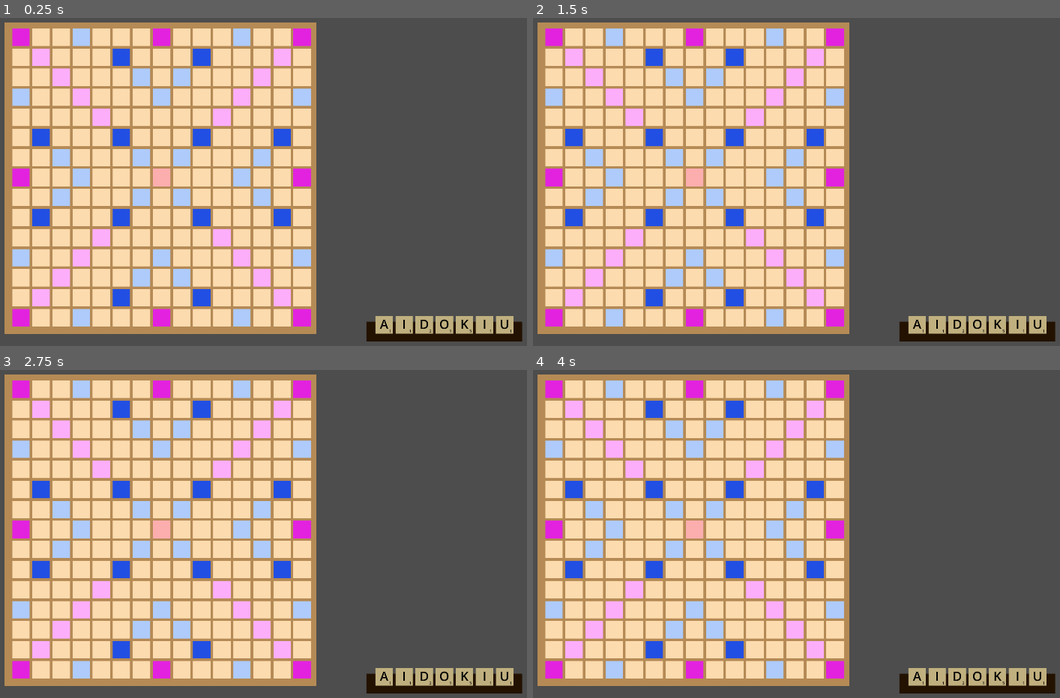
Above: before the commit, frames 1-4 (two rows, left to right).
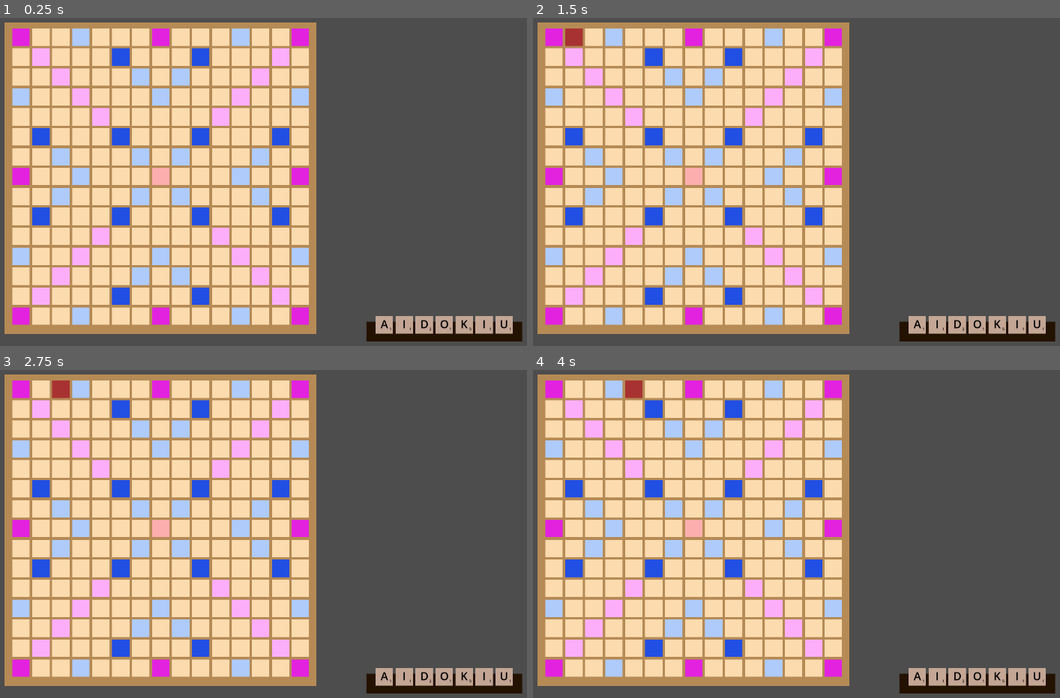
Above: after the commit, the same moments.

Repository: frances-m/scrabble-clone
Game: Godot game, scene res://scrabble.tscn
The game is run twice, just before and just after one commit, with the same random seed, the same clock (stepped at 60 frames per second) and the same inputs.
Inputs (mouse positions are in pixels of both pictures, inside the frame that each line leads up to):
- Up to frame 1 (0.25 s): no input
- Up to frame 2 (1.5 s): tap Enter at 0.5 s; move the mouse to (554, 37) at 0.52 s; click (554, 37) at 0.6 s; tap Space at 1.25 s; move the mouse to (575, 37) at 1.27 s; click (575, 37) at 1.35 s
- Up to frame 3 (2.75 s): tap Enter at 2 s; move the mouse to (63, 389) at 2.02 s; click (63, 389) at 2.1 s
- Up to frame 4 (4 s): tap Space at 2.75 s; move the mouse to (612, 389) at 2.77 s; click (612, 389) at 2.85 s; tap Enter at 3.5 s; move the mouse to (633, 389) at 3.52 s; click (633, 389) at 3.6 s

The runs differ from the first frame. In frame 1, 8.8% of the frame differs, in the area x 2-98%, y 3-97%; in frame 2, 9.0%; in frame 3, 9.0%; in frame 4, 9.0%.

Commit message:
place tiles on game board

Diff:
--- a/game_board.gd
+++ b/game_board.gd
@@ -4,25 +4,44 @@
 
 var JSON_PATH: String = "res://squares.json"
 
+# TODO: not currently using this
+var board_squares: Array = []
+
 func _ready() -> void:
+	_setup_grid()
 	_place_squares()
+
+func _setup_grid() -> void:
+	for i in range(0, 15):
+		board_squares.append([])
+		for x in range(0, 15):
+			board_squares[i].append(null)
 
 func _place_squares() -> void:
 	var board_data = _load_board_data()
 
 	var start_pos: Vector2 = (position - %TextureRect.size) + Vector2(10.0, 30.0)
 	var square_position: Vector2 = start_pos
-	for row in board_data:
-		for type in row:
-			_place_square(type, square_position)
+
+	for i in range(0, board_data.size()):
+		var row = board_data[i]
+
+		for x in range(0, row.size()):
+			var type = row[x]
+			_place_square(type, square_position, i, x)
 			square_position.x += Globals.tile_size + 10.0
+
 		square_position.x = start_pos.x
 		square_position.y += Globals.tile_size + 10.0
 
-func _place_square(type: String, pos: Vector2) -> void:
+func _place_square(type: String, pos: Vector2, row: int, col: int) -> void:
 	var square = Square.instantiate()
+	board_squares[row][col] = square
+
 	square.position = pos
 	square.set_type(type)
+	square.set_grid_position(row, col)
+
 	add_child(square)
 
 func _load_board_data() -> Array:
--- a/globals.gd
+++ b/globals.gd
@@ -1,3 +1,4 @@
 extends Node
 
-var tile_size: float = 136.0 * 0.4
+var selected_tile
+var tile_size: float = 54.0
--- a/square.gd
+++ b/square.gd
@@ -10,18 +10,31 @@
 }
 
 var type: String = "BS"
+var row: int = 0
+var col: int = 0
+var mouse_over: bool = false
 
 func _ready() -> void:
 	set_color(TYPES[type]["color"])
 
+func _process(_delta: float) -> void:
+	if mouse_over && Input.is_action_just_released("left_click") && Globals.selected_tile:
+		Globals.selected_tile.position = get_parent().position + position
+
 func set_type(new_type: String) -> void:
 	type = new_type
+
+func set_grid_position(new_row: int, new_col: int) -> void:
+	row = new_row
+	col = new_col
 
 func set_color(hex: String) -> void:
 	%ColorRect.color = hex
 
 func _on_area_2d_mouse_entered() -> void:
+	mouse_over = true
 	set_color("#a83232")
 
 func _on_area_2d_mouse_exited() -> void:
+	mouse_over = false
 	set_color(TYPES[type]["color"])
--- a/square.tscn
+++ b/square.tscn
@@ -8,18 +8,19 @@
 [node name="Square" type="Node2D"]
 script = ExtResource("1_2eeqm")
 
-[node name="Area2D" type="Area2D" parent="."]
+[node name="SquareArea" type="Area2D" parent="."]
 
-[node name="Boundaries" type="CollisionShape2D" parent="Area2D"]
+[node name="Boundaries" type="CollisionShape2D" parent="SquareArea"]
 shape = SubResource("RectangleShape2D_8lkhj")
 
-[node name="ColorRect" type="ColorRect" parent="Area2D/Boundaries"]
+[node name="ColorRect" type="ColorRect" parent="SquareArea/Boundaries"]
 unique_name_in_owner = true
 offset_left = -28.0
 offset_top = -28.0
 offset_right = 28.0
 offset_bottom = 28.0
+mouse_filter = 2
 color = Color(0.913622, 0.85979, 0.829106, 1)
 
-[connection signal="mouse_entered" from="Area2D" to="." method="_on_area_2d_mouse_entered"]
-[connection signal="mouse_exited" from="Area2D" to="." method="_on_area_2d_mouse_exited"]
+[connection signal="mouse_entered" from="SquareArea" to="." method="_on_area_2d_mouse_entered"]
+[connection signal="mouse_exited" from="SquareArea" to="." method="_on_area_2d_mouse_exited"]
--- a/tile_sprite.gd
+++ b/tile_sprite.gd
@@ -9,6 +9,8 @@
 var is_moving: bool = false
 var mouse_over: bool = false
 var velocity: Vector2 = Vector2(0, 0)
+
+signal finished_moving(tile: Sprite2D, placed: bool)
 
 func _ready() -> void:
 	%Letter.text = LETTER
@@ -27,10 +29,11 @@
 
 func set_is_moving() -> void:
 	if is_moving && Input.is_action_just_released("left_click"):
+		emit_signal("finished_moving", self, !!Globals.selected_tile)
+		Globals.selected_tile = null
 		is_moving = false
-		emit_signal("finished_moving", self, false)
-
-	if !is_moving && Input.is_action_just_pressed("left_click") && mouse_over:
+	elif !is_moving && Input.is_action_just_pressed("left_click") && mouse_over:
+		Globals.selected_tile = self
 		is_moving = true
 
 func update_position(delta: float) -> void:
@@ -65,5 +68,3 @@
 
 func _on_area_2d_mouse_exited() -> void:
 	mouse_over = false
-
-signal finished_moving(tile: Sprite2D, placed: bool)
--- a/tile_sprite.tscn
+++ b/tile_sprite.tscn
@@ -7,21 +7,13 @@
 
 [sub_resource type="Theme" id="Theme_tph7k"]
 default_font = SubResource("SystemFont_tph7k")
-default_font_size = 102
+default_font_size = 36
 /colors/black = Color(0, 0, 0, 1)
 
 [sub_resource type="RectangleShape2D" id="RectangleShape2D_un0db"]
-size = Vector2(137, 137)
-
-[sub_resource type="Gradient" id="Gradient_qjhqs"]
-colors = PackedColorArray(0.756083, 0.693539, 0.501275, 1, 0.792723, 0.686399, 0.386808, 1)
-
-[sub_resource type="GradientTexture2D" id="GradientTexture2D_un0db"]
-gradient = SubResource("Gradient_qjhqs")
-fill_from = Vector2(1, 0)
+size = Vector2(58, 58)
 
 [node name="Tile" type="Sprite2D"]
-scale = Vector2(0.4, 0.4)
 script = ExtResource("1_385rl")
 
 [node name="Value" type="RichTextLabel" parent="."]
@@ -29,19 +21,19 @@
 z_index = 1
 anchors_preset = -1
 anchor_left = 45.5
-anchor_top = 48.0
-anchor_right = 62.5
-anchor_bottom = 62.0
-offset_left = -12.5
-offset_top = -20.0
-offset_right = 4.5
-offset_bottom = 8.0
+anchor_top = 64.0
+anchor_right = 44.5
+anchor_bottom = 53.0
+offset_left = -33.5
+offset_top = -53.0
+offset_right = -16.5
+offset_bottom = -25.0
 grow_horizontal = 2
 grow_vertical = 2
 mouse_filter = 2
 theme = SubResource("Theme_tph7k")
 theme_override_colors/default_color = Color(0, 0, 0, 1)
-theme_override_font_sizes/normal_font_size = 30
+theme_override_font_sizes/normal_font_size = 12
 bbcode_enabled = true
 text = "1"
 fit_content = true
@@ -56,23 +48,23 @@
 shape = SubResource("RectangleShape2D_un0db")
 one_way_collision_margin = 0.0
 
-[node name="Tile" type="TextureRect" parent="Area2D/CollisionShape2D"]
-offset_left = -69.5
-offset_top = -70.0
-offset_right = 70.5
-offset_bottom = 70.0
-texture = SubResource("GradientTexture2D_un0db")
-metadata/_edit_use_anchors_ = true
+[node name="ColorRect" type="ColorRect" parent="Area2D/CollisionShape2D"]
+offset_left = -28.0
+offset_top = -28.0
+offset_right = 28.0
+offset_bottom = 28.0
+mouse_filter = 2
+color = Color(0.766932, 0.650453, 0.582913, 1)
 
 [node name="Letter" type="RichTextLabel" parent="Area2D/CollisionShape2D"]
 unique_name_in_owner = true
 anchors_preset = 15
 anchor_right = 1.0
 anchor_bottom = 1.0
-offset_left = -69.5
-offset_top = -78.0
-offset_right = 69.5
-offset_bottom = 62.0
+offset_left = -28.0
+offset_top = -31.0
+offset_right = 28.0
+offset_bottom = 25.0
 grow_horizontal = 2
 grow_vertical = 2
 mouse_filter = 2
@@ -85,5 +77,8 @@
 vertical_alignment = 1
 metadata/_edit_use_anchors_ = true
 
+[connection signal="area_entered" from="Area2D" to="." method="_on_area_2d_area_entered"]
+[connection signal="area_exited" from="Area2D" to="." method="_on_area_2d_area_exited"]
+[connection signal="body_entered" from="Area2D" to="." method="_on_area_2d_body_entered"]
 [connection signal="mouse_entered" from="Area2D" to="." method="_on_area_2d_mouse_entered"]
 [connection signal="mouse_exited" from="Area2D" to="." method="_on_area_2d_mouse_exited"]
Not shown: 1 places in tile_sprite.tscn that only renumber resources
